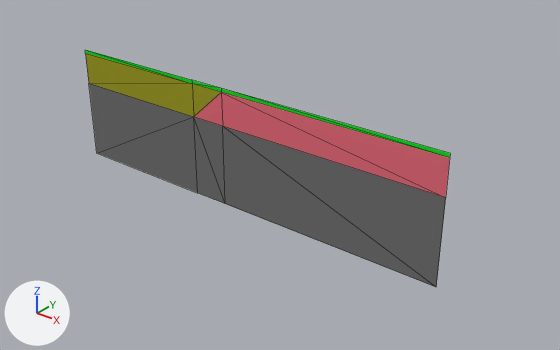
What one commit did to the Blender file Earthquake Game/Assets/Models/s1l1.blend.
Camera for both pictures: a camera (50 mm lens) standing at (72.0, -65.9, 31.9) and looking at (16.5, 3.3, -11.1). Lighting does not change. The marker at lower left points along +X, +Y and +Z. Mesh edges are drawn as thin lines.

Names of what the first picture shows: 'Bedrock', 'Clay', 'Grass', 'Sand'.
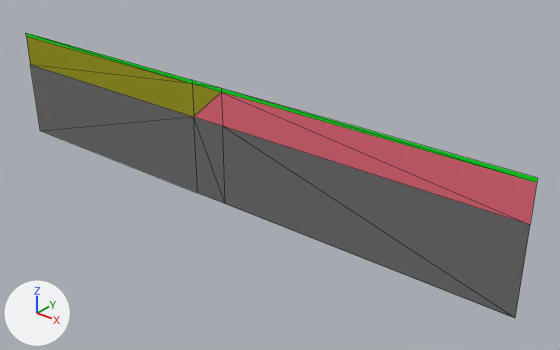
Changed parts and their boxes (x1, y1, x2, y2) in the pictures (560 x 350 px; the box of a moved part takes in the faces that stretch with it):
```json
{"object": "Bedrock", "change": "reshaped", "before": [89, 84, 446, 287], "after": [31, 65, 530, 318], "on screen": "40% wider, 25% taller"}
{"object": "Clay", "change": "reshaped", "before": [194, 92, 450, 198], "after": [194, 92, 537, 225], "on screen": "34% wider, 25% taller"}
{"object": "Sand", "change": "reshaped", "before": [86, 53, 221, 117], "after": [26, 36, 221, 117], "on screen": "44% wider, 26% taller"}
{"object": "Grass", "change": "reshaped", "before": [85, 50, 450, 158], "after": [26, 33, 538, 183], "on screen": "40% wider, 39% taller"}
{"part": 1, "of": "me_plane_018", "change": "moved or reshaped", "before": [89, 84, 198, 193], "after": [31, 65, 198, 193]}
{"part": 2, "of": "me_plane_018", "change": "moved or reshaped", "before": [236, 133, 446, 287], "after": [236, 133, 530, 318]}
{"part": 3, "of": "me_plane_017", "change": "moved or reshaped", "before": [231, 96, 450, 198], "after": [231, 96, 537, 225]}
{"part": 4, "of": "me_plane_016", "change": "moved or reshaped", "before": [85, 50, 192, 84], "after": [26, 33, 192, 84]}
{"part": 5, "of": "me_plane_016", "change": "moved or reshaped", "before": [237, 96, 450, 158], "after": [237, 96, 538, 183]}
{"part": 6, "of": "me_plane_015", "change": "moved or reshaped", "before": [86, 53, 188, 87], "after": [26, 36, 188, 87]}
```

Scene script edits in JSON lines:
```json
{"block": "me_plane_018", "where": "me_plane_018.from_pydata(...)  # 8 vertices, 6 faces; spans x -16.0..41.0, y -16.0..-5.0, z 0.0"}
{"block": "me_plane_018", "where": "# used by ob_bedrock; parent = ob_separated; location = (0.0, 0.0, 0.0); rotation_euler = (1.571, 0.0, 0.0), in degrees (90, 0, 0)"}
{"block": "me_plane_018", "change": "me_plane_018 part 1"}
{"op": "set", "path": "me_plane_018.vertices[0].co", "old": "(-16.0, -16.0, 0.0)", "new": "(-30.0, -16.0, 0.0)", "note": "pixel (96, 153) -> pixel (40, 130)"}
{"op": "set", "path": "me_plane_018.vertices[5].co", "old": "(-16.0, -5.0, 0.0)", "new": "(-30.0, -5.0, 0.0)", "note": "pixel (88, 83) -> pixel (30, 64)"}
{"block": "me_plane_018", "change": "me_plane_018 part 2"}
{"op": "set", "path": "me_plane_018.vertices[1].co", "old": "(41.0, -16.0, 0.0)", "new": "(50.0, -16.0, 0.0)", "note": "pixel (436, 287) -> pixel (515, 318)"}
{"op": "set", "path": "me_plane_018.vertices[4].co", "old": "(41.0, -5.0, 0.0)", "new": "(50.0, -5.0, 0.0)", "note": "pixel (445, 197) -> pixel (530, 224)"}
{"block": "me_plane_017", "where": "me_plane_017.from_pydata(...)  # 5 vertices, 3 faces; spans x 5.0..41.0, y -5.0..-0.5, z 0.0"}
{"block": "me_plane_017", "where": "# used by ob_clay; parent = ob_separated; location = (0.0, 0.0, 0.0); rotation_euler = (1.571, 0.0, 0.0), in degrees (90, 0, 0)"}
{"block": "me_plane_017", "change": "me_plane_017 part 3"}
{"op": "set", "path": "me_plane_017.vertices[0].co", "old": "(41.0, -0.5, 0.0)", "new": "(50.0, -0.5, 0.0)", "note": "pixel (449, 157) -> pixel (536, 182)"}
{"op": "set", "path": "me_plane_017.vertices[2].co", "old": "(41.0, -5.0, 0.0)", "new": "(50.0, -5.0, 0.0)", "note": "pixel (445, 197) -> pixel (530, 224)"}
{"block": "me_plane_016", "where": "me_plane_016.from_pydata(...)  # 8 vertices, 6 faces; spans x -16.0..41.0, y -0.5..0.0, z 0.0"}
{"block": "me_plane_016", "where": "# used by ob_grass; parent = ob_separated; location = (0.0, 0.0, 0.0); rotation_euler = (1.571, 0.0, 0.0), in degrees (90, 0, 0)"}
{"block": "me_plane_016", "change": "me_plane_016 part 4"}
{"op": "set", "path": "me_plane_016.vertices[0].co", "old": "(-16.0, -0.5, 0.0)", "new": "(-30.0, -0.5, 0.0)", "note": "pixel (85, 53) -> pixel (26, 36)"}
{"op": "set", "path": "me_plane_016.vertices[1].co", "old": "(-16.0, 0.0, 0.0)", "new": "(-30.0, 0.0, 0.0)", "note": "pixel (85, 49) -> pixel (25, 32)"}
{"block": "me_plane_016", "change": "me_plane_016 part 5"}
{"op": "set", "path": "me_plane_016.vertices[2].co", "old": "(41.0, 0.0, 0.0)", "new": "(50.0, 0.0, 0.0)", "note": "pixel (450, 153) -> pixel (537, 177)"}
{"op": "set", "path": "me_plane_016.vertices[3].co", "old": "(41.0, -0.5, 0.0)", "new": "(50.0, -0.5, 0.0)", "note": "pixel (449, 157) -> pixel (536, 182)"}
{"block": "me_plane_015", "where": "me_plane_015.from_pydata(...)  # 5 vertices, 3 faces; spans x -16.0..10.0, y -5.0..-0.5, z 0.0"}
{"block": "me_plane_015", "where": "# used by ob_sand; parent = ob_separated; location = (0.0, 0.0, 0.0); rotation_euler = (1.571, 0.0, 0.0), in degrees (90, 0, 0)"}
{"block": "me_plane_015", "change": "me_plane_015 part 6"}
{"op": "set", "path": "me_plane_015.vertices[0].co", "old": "(-16.0, -0.5, 0.0)", "new": "(-30.0, -0.5, 0.0)", "note": "pixel (85, 53) -> pixel (26, 36)"}
{"op": "set", "path": "me_plane_015.vertices[3].co", "old": "(-16.0, -5.0, 0.0)", "new": "(-30.0, -5.0, 0.0)", "note": "pixel (88, 83) -> pixel (30, 64)"}
```
